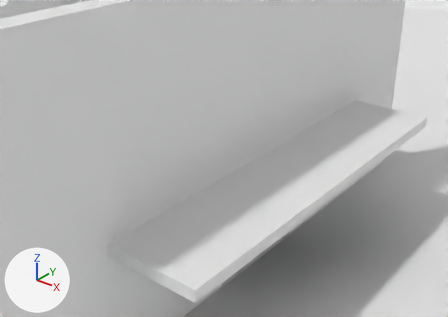
The Blender file Content/Maps/Sanctuary.blend as it was, and as the next commit left it.
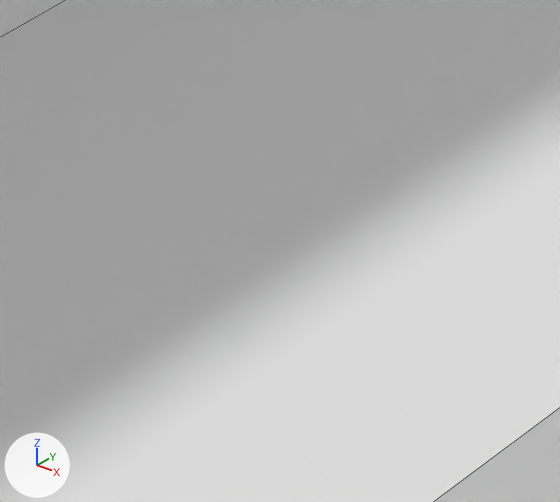
Each version is shown from a camera (50 mm lens) standing at (28.32, -20.49, 17.96) and looking at (13.45, -1.9, 6.43), then close up on the part from 60% to 73% of the width and 46% to 63% of the height. The axes (+X, +Y, +Z) are drawn at lower left. The lights are the same throughout. The close-ups show mesh edges as thin lines.

Before the edit, the objects in view are built like this:
```python
me_bridge_short = bpy.data.meshes.new('Bridge.Short')
me_bridge_short.from_pydata(...)  # a box spanning x -9.0..9.0, y -2.0..2.0, z 0.0..0.5
me_bridge_short.materials.append(mat_platform)  # its picture is missing
me_wall_west = bpy.data.meshes.new('Wall.West')
me_wall_west.from_pydata(...)  # a box spanning x -0.5..0.5, y -13.0..13.0, z 0.0..14.0
me_wall_west.materials.append(mat_wall)  # its picture is missing
ob_bridge_exterior = bpy.data.objects.new('Bridge.Exterior', me_bridge_short)
ob_bridge_exterior.location = (16.0, 0.0, 5.5)
ob_bridge_exterior.rotation_euler = (0.0, 0.0, -1.571)  # degrees (0, 0, -90)
ob_wall_west = bpy.data.objects.new('Wall.West', me_wall_west)
ob_wall_west.location = (13.5, 0.0, 0.0)
_m = ob_wall_west.modifiers.new('Boolean', 'BOOLEAN')
_m.object = ob_doorway_upper_west_1
_m.solver = 'FLOAT'
_m = ob_wall_west.modifiers.new('Boolean.001', 'BOOLEAN')
_m.object = ob_door_upper_west_2
_m.solver = 'FLOAT'
_m = ob_wall_west.modifiers.new('Boolean.002', 'BOOLEAN')
_m.object = ob_doorway_lower_west
_m.solver = 'FLOAT'
```
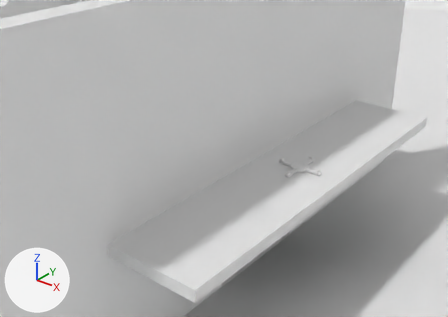
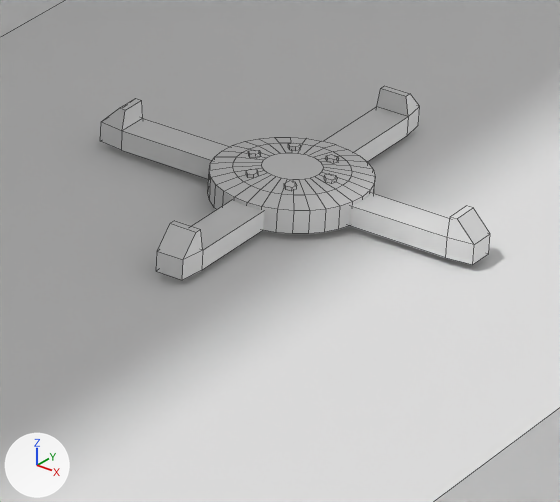
Boxes [x1, y1, x2, y2] around the edits, measured in the close-ups (560 x 502 px):
'Cube', added: after [100, 86, 490, 280]

Patch to the scene script:
```diff
--- a/Content/Maps/Sanctuary.blend.py
+++ b/Content/Maps/Sanctuary.blend.py
@@ me_spawn_pad @@
+me_spawn_pad.from_pydata(...)  # 256 vertices, 187 faces; spans x -1.0..1.0, y -1.0..1.0, z 0.0..0.2
@@ ob_cube @@
+ob_cube = bpy.data.objects.new('Cube', me_spawn_pad)
+ob_cube.location = (16.06, 0.0, 6.037)
```
